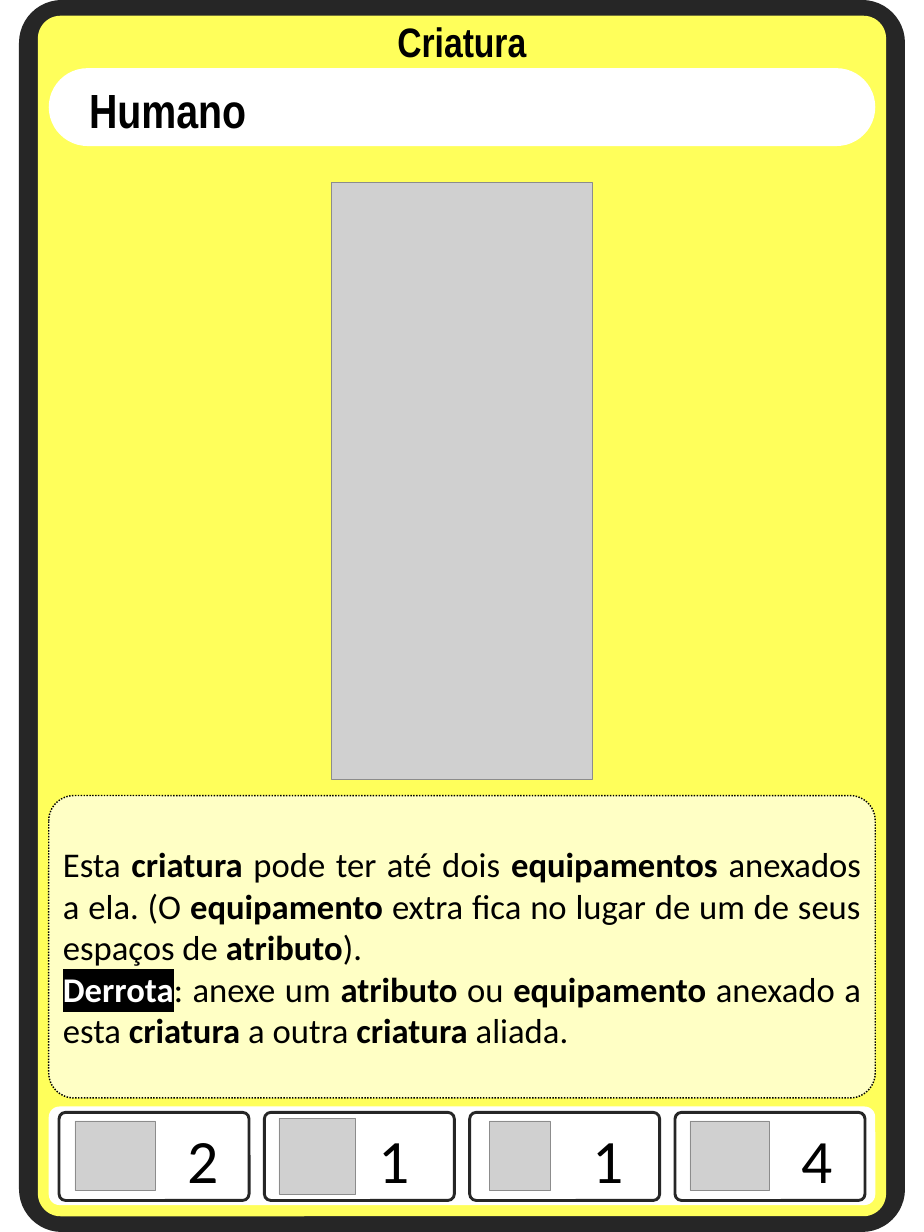
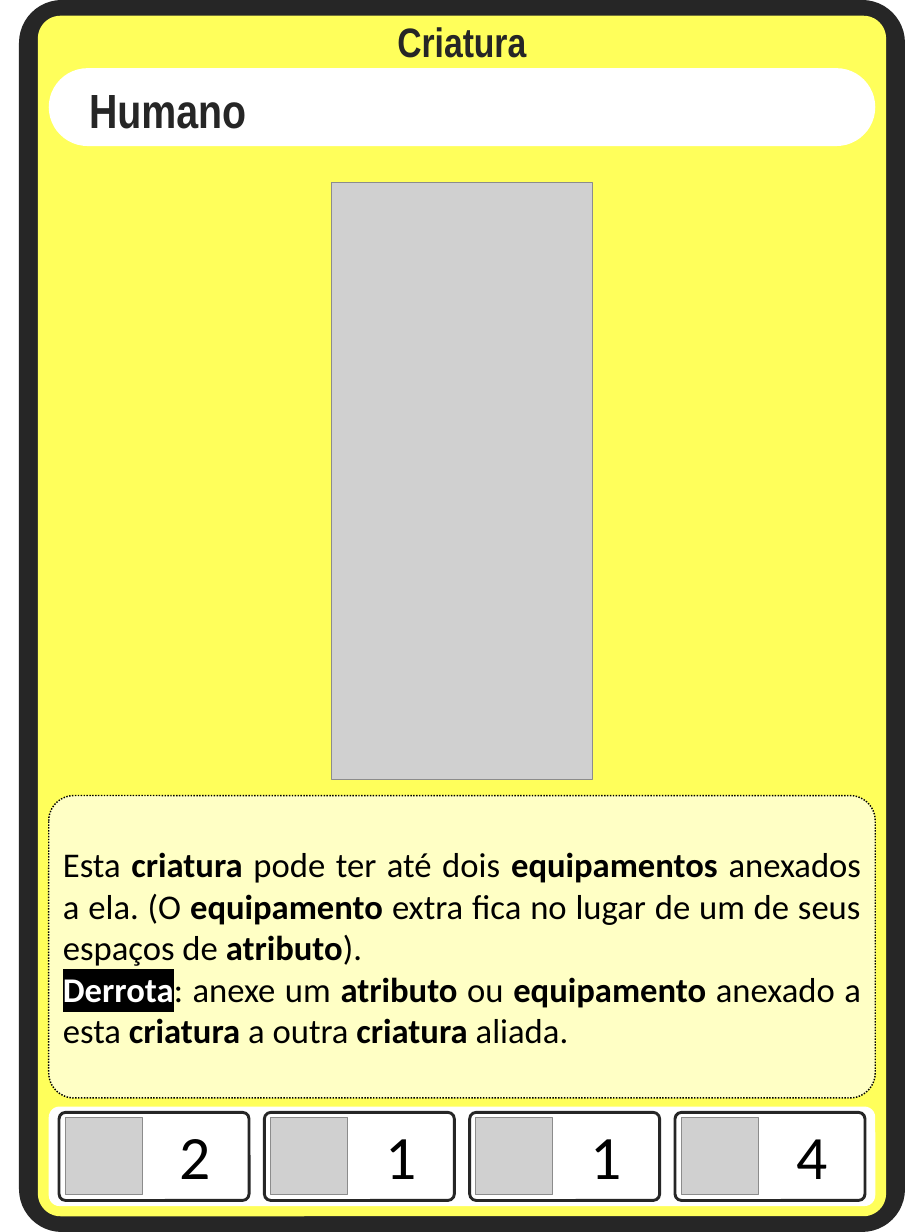
Before and after one commit to Aleyxom/Minimalist-Card-Game, a slide deck: slide 1 of slides tipos cartas/criaturas.pptx. Drawn at 924x1232 pixels with LibreOffice and Linux fonts; fonts in the diff are those of the drawing; grey boxes stand for pictures. Boxes give left, top, right and bottom in pixels: in the first picture for what was removed or moved away, otherwise in the second. Text is boxed around its words. In the diff, an @@ line names an element or a change of style, - is before the commit and + after.

```diff
--- a/slides tipos cartas/criaturas.pptx
+++ b/slides tipos cartas/criaturas.pptx
@@ text "Criatura" at box(397, 27, 526, 58): text colour #000000 to #262626 @@
@@ text "Humano" at box(89, 95, 246, 129): text colour #000000 to #262626 @@
@@ picture: place and size @@
-picture at box(75, 1122, 155, 1192)
+picture at box(65, 1118, 142, 1195)
@@ text "2": place and size @@
-text "2" at box(187, 1143, 218, 1183)
+text "2" at box(179, 1139, 210, 1179)
@@ picture: place and size @@
-picture at box(279, 1119, 356, 1195)
+picture at box(271, 1118, 348, 1195)
@@ text "1": place and size @@
-text "1" at box(378, 1143, 409, 1183)
+text "1" at box(385, 1139, 416, 1179)
@@ picture: place and size @@
-picture at box(490, 1122, 550, 1192)
+picture at box(476, 1118, 552, 1195)
@@ text "1": place and size @@
-text "1" at box(592, 1143, 623, 1183)
+text "1" at box(591, 1139, 622, 1179)
@@ picture: place and size @@
-picture at box(690, 1122, 769, 1192)
+picture at box(682, 1118, 759, 1195)
@@ text "4": place and size @@
-text "4" at box(802, 1143, 833, 1183)
+text "4" at box(796, 1139, 827, 1179)
```
Also in this commit, not shown: 2 other slides changed, 5 slides added, 2 other files.
